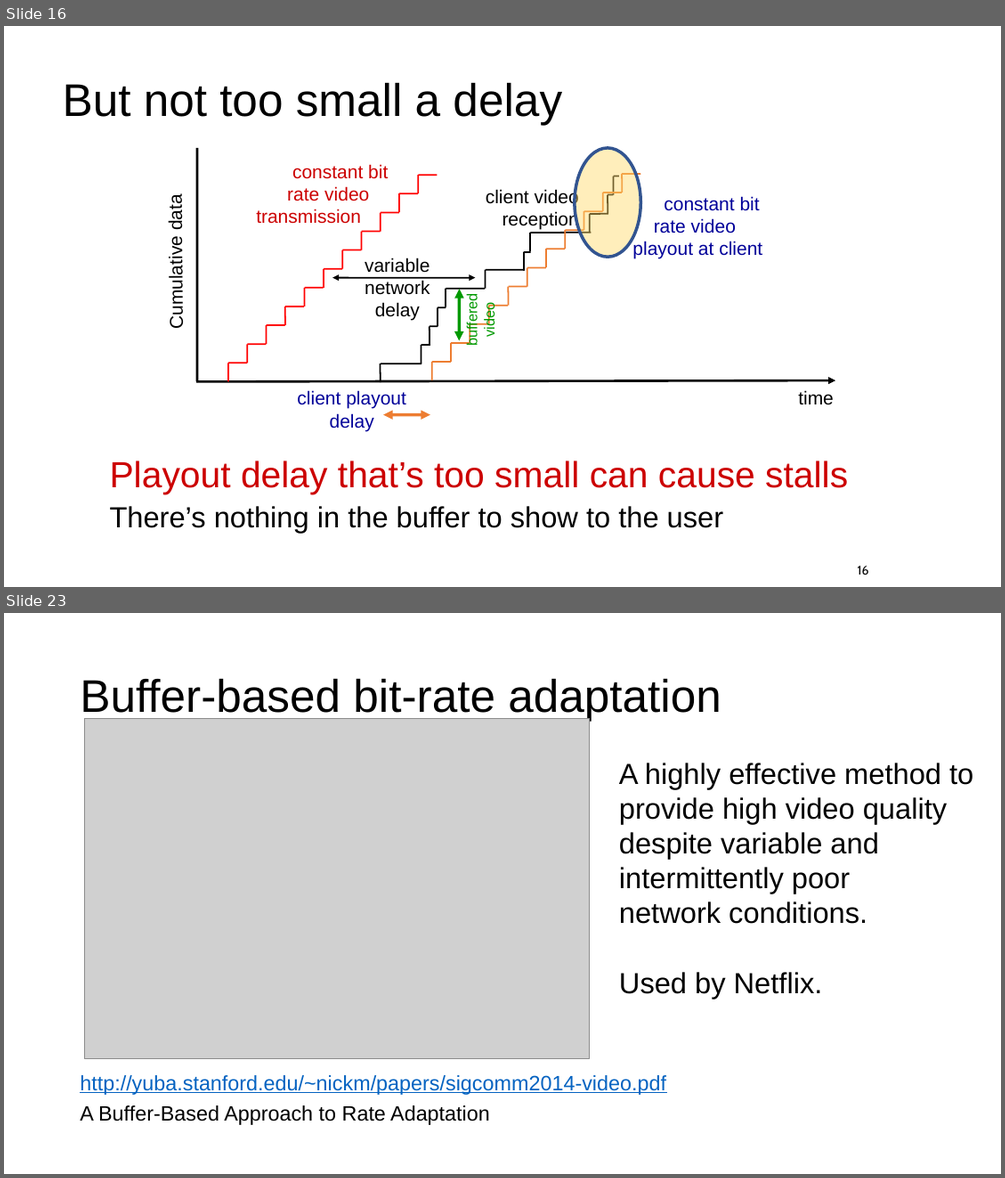
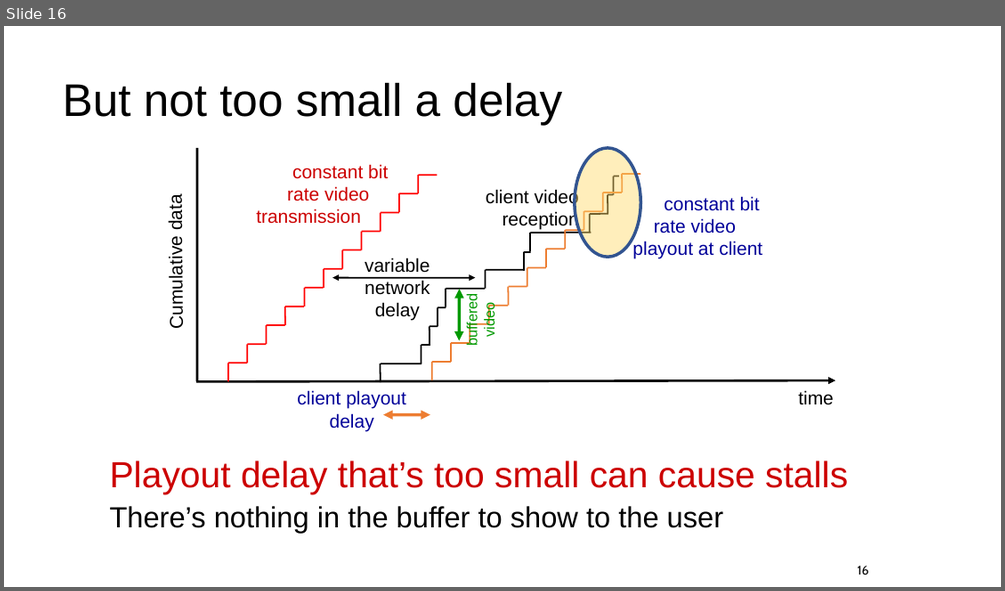
Before and after one commit to ngsrinivas/coursegen, a slide deck: ex/352-F24/staging/352-F24/lectures/09-app-video.pptx. Shown one above the other, each under a label of ours: slides 16 and 23 before the commit, slide 16 after it; the slides between them are not shown. The pictures are 1005x1178 and 1005x591 pixels, drawn with LibreOffice and Linux fonts; fonts in the diff are those of the drawing; grey boxes stand for pictures. Boxes give left, top, right and bottom in pixels: in the first picture for what was removed or moved away, otherwise in the second. Text is boxed around its words. In the diff, an @@ line names an element or a change of style, - is before the commit and + after.

Commit message:
Update lecture 09 and 10 on video

```diff
--- a/ex/352-F24/staging/352-F24/lectures/09-app-video.pptx
+++ b/ex/352-F24/staging/352-F24/lectures/09-app-video.pptx
@@ slide 23 removed at box(4, 613, 1001, 1174), background #FFFFFF @@
@@ title removed at box(80, 678, 721, 721) @@
-Buffer-based bit-rate adaptation
@@ picture removed at box(84, 718, 589, 1059) @@
@@ text removed at box(619, 763, 973, 998) @@
-A highly effective method to provide high video quality despite variable and intermittently poor
-network conditions.
-Used by Netflix.
@@ text removed at box(80, 1075, 666, 1125) @@
-http://yuba.stanford.edu/~nickm/papers/sigcomm2014-video.pdf
-A Buffer-Based Approach to Rate Adaptation
```
Also in this commit, not shown: 15 other slides removed, 4 other files.
